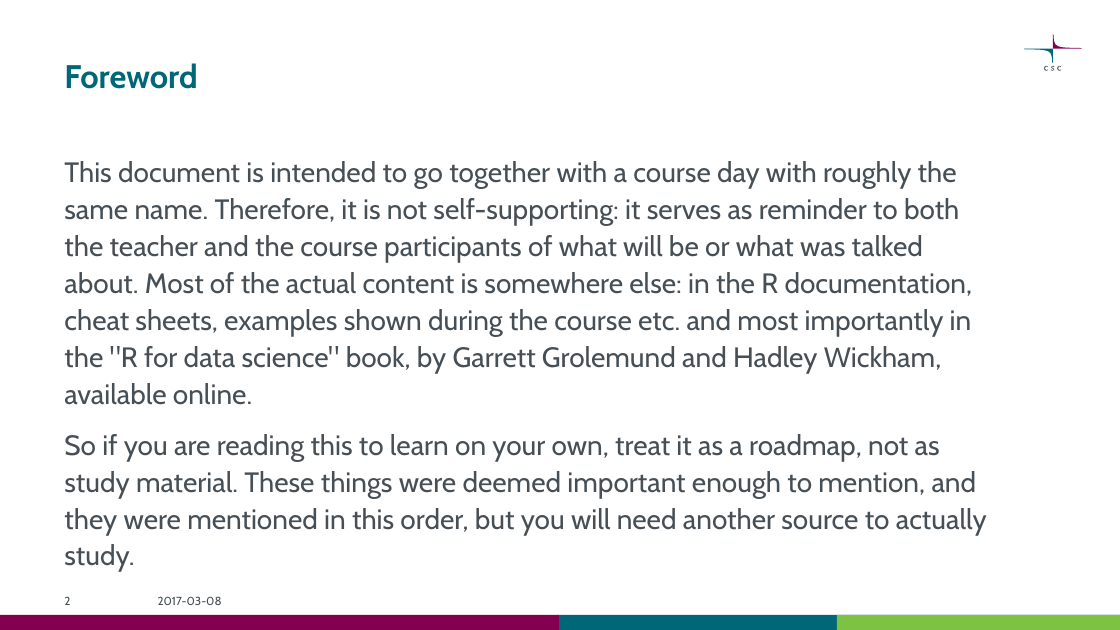
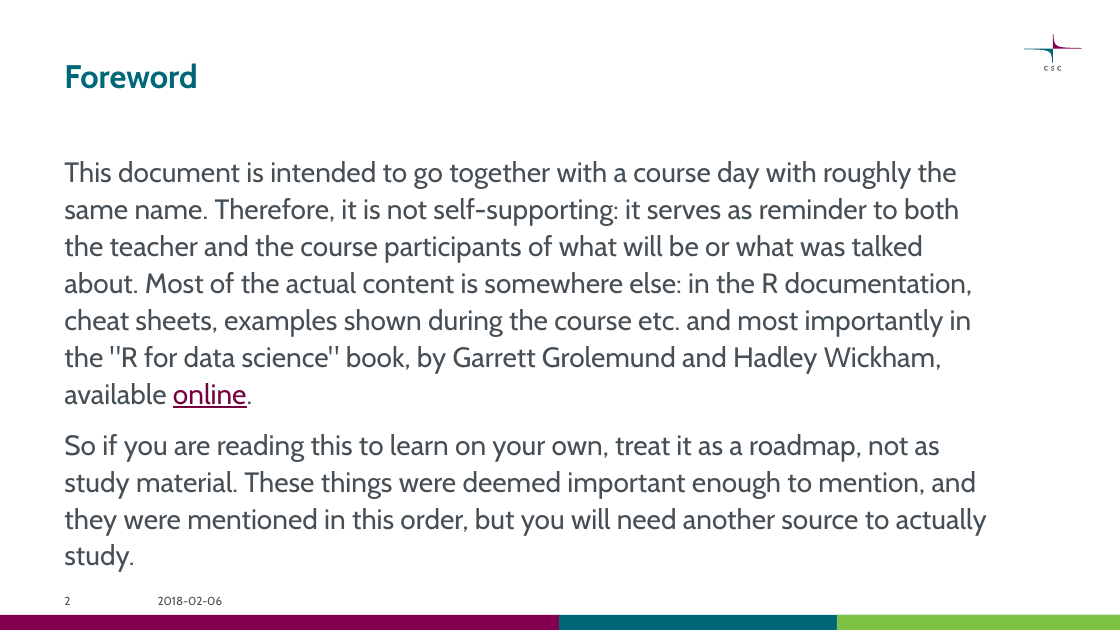
Before and after one commit to csc-training/wrangling-with-R, a slide deck: slide 2 of wrangling_with_r_bio18.pptx. Drawn at 1120x630 pixels with LibreOffice and Linux fonts; fonts in the diff are those of the drawing. Boxes give left, top, right and bottom in pixels: in the first picture for what was removed or moved away, otherwise in the second. Text is boxed around its words. In the diff, an @@ line names an element or a change of style, - is before the commit and + after.

```diff
--- a/wrangling_with_r_bio18.pptx
+++ b/wrangling_with_r_bio18.pptx
@@ text at [64, 161, 973, 408]: text colour #465055 to #74003D, underline on in "online." @@
@@ text at [158, 596, 223, 605]: text changed @@
-2017-03-08
+2018-02-06
```
Also in this commit, not shown: 28 other slides changed, 5 slides added, 6 slides removed, 2 other files.
